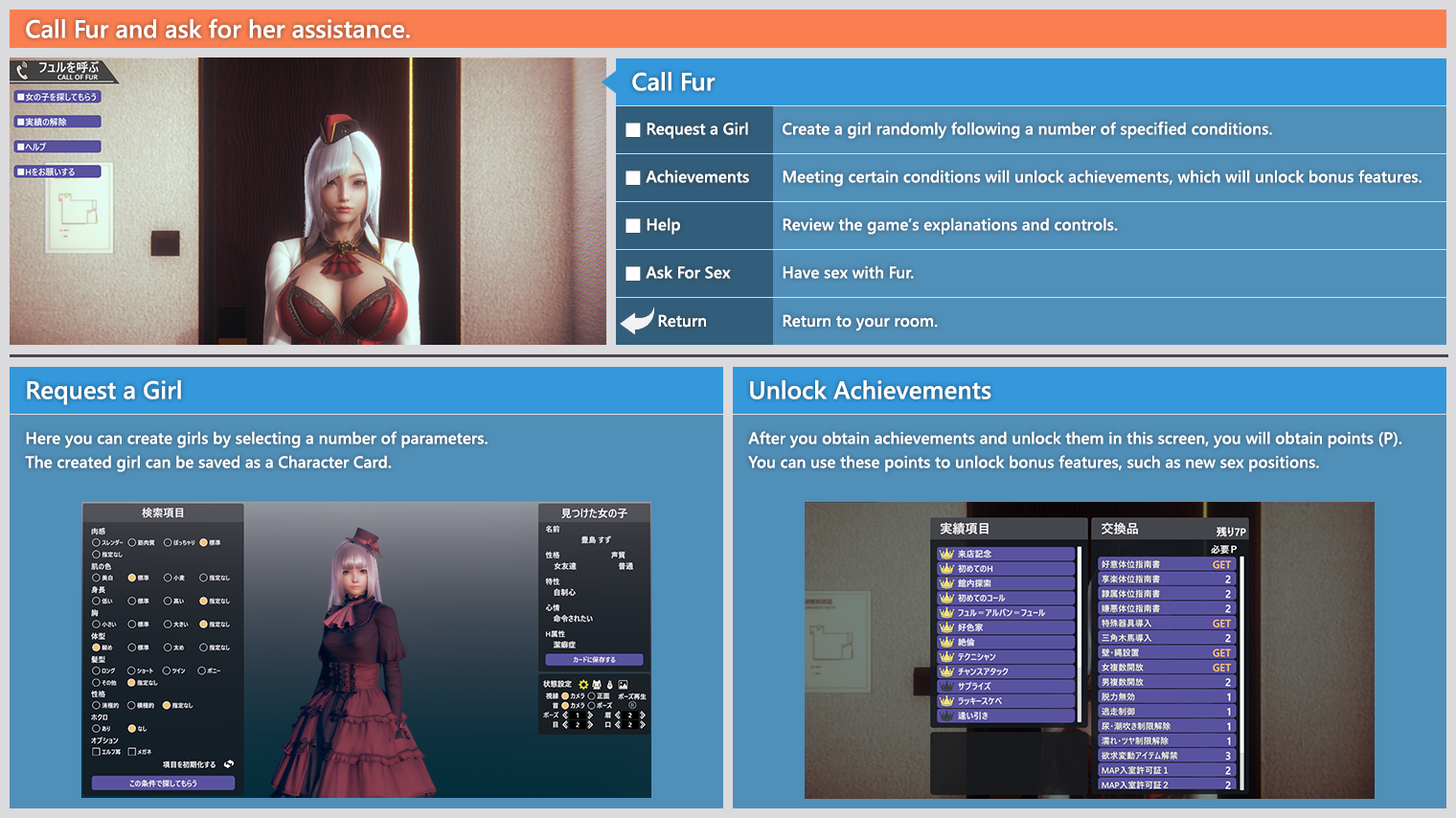
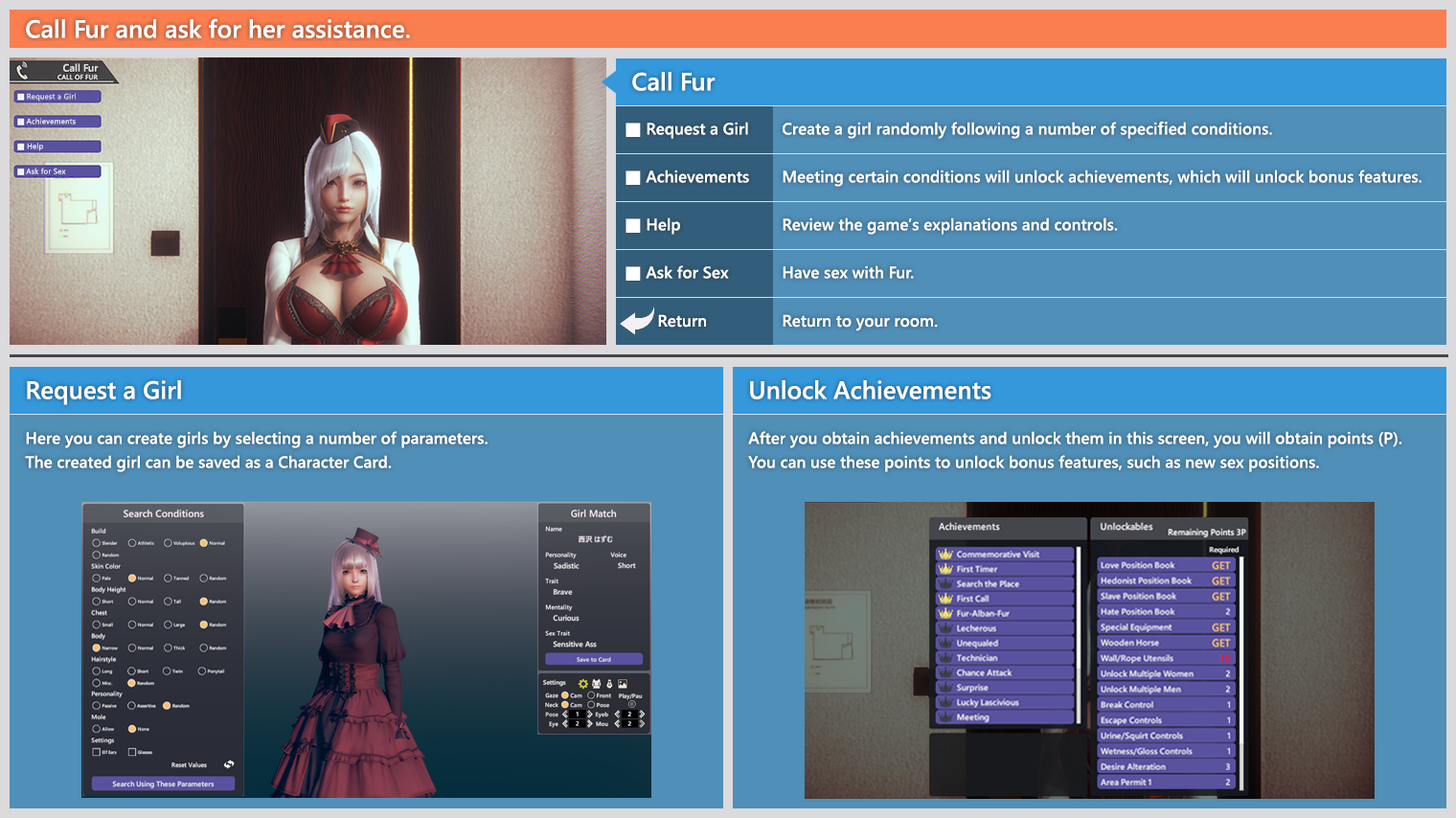
Revision of a layered 1456 x 818 image; what changed, layer by layer:
added group "GAME SCREEN 3" with 1 layers in group "EDIT" over [928, 516, 1252, 798]
added layer "Camada 3" in group "GAME SCREEN 3" over [928, 516, 1252, 798]
added group "GAME SCREEN 2" with 2 layers in group "EDIT" over [82, 502, 652, 797]
added layer "Camada 2" in group "GAME SCREEN 2" over [537, 502, 652, 735]
added layer "Camada 1" in group "GAME SCREEN 2" over [82, 502, 245, 797]
added group "GAME SCREEN 1" with 12 layers in group "EDIT" over [24, 61, 101, 177]
added group "TEXT" (1st of 5, in "EDIT" › "GAME SCREEN 1") with 5 layers in group "GAME SCREEN 1" over [25, 63, 99, 175]
added layer "Ask for Sex" (1st of 3, in "EDIT" › "GAME SCREEN 1" › "TEXT") in group "TEXT" over [25, 167, 67, 175]
added layer "Help" (1st of 3, in "EDIT" › "GAME SCREEN 1" › "TEXT") in group "TEXT" over [26, 142, 44, 152]
added layer "Achevements" in group "TEXT" over [25, 117, 76, 125]
added layer "Request a Girl" (1st of 4, in "EDIT" › "GAME SCREEN 1" › "TEXT") in group "TEXT" over [26, 92, 76, 102]
added layer "Call Fur" (1st of 3, in "EDIT" › "GAME SCREEN 1" › "TEXT") in group "TEXT" over [63, 63, 99, 72]
added group "BKG" (1st of 5, in "EDIT" › "GAME SCREEN 1") with 5 layers in group "GAME SCREEN 1" over [24, 61, 101, 177]
added layer "Ask for Sex" (2nd of 3, in "EDIT" › "GAME SCREEN 1" › "BKG") in group "BKG" over [24, 166, 76, 177]
added layer "Help" (2nd of 3, in "EDIT" › "GAME SCREEN 1" › "BKG") in group "BKG" over [24, 141, 48, 152]
added layer "Achievements" (1st of 2, in "EDIT" › "GAME SCREEN 1" › "BKG") in group "BKG" over [24, 116, 98, 127]
added layer "Request a Girl" (2nd of 4, in "EDIT" › "GAME SCREEN 1" › "BKG") in group "BKG" over [24, 91, 98, 102]
added layer "Call Fur" (2nd of 3, in "EDIT" › "GAME SCREEN 1" › "BKG") in group "BKG" over [37, 61, 101, 74]
renamed "Ask For Sex" to "Ask for Sex", painted on it over [677, 265, 731, 279]
